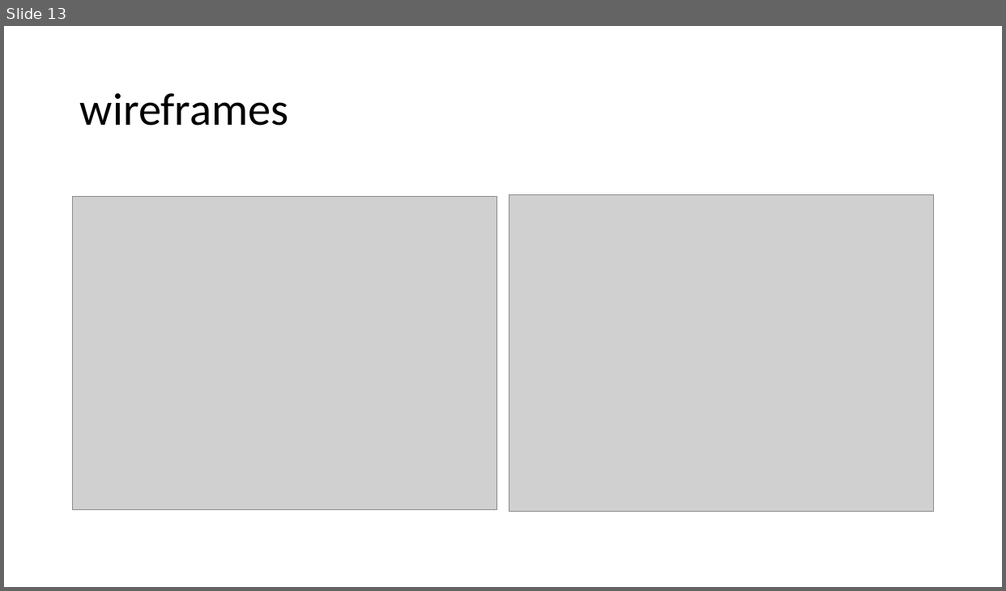
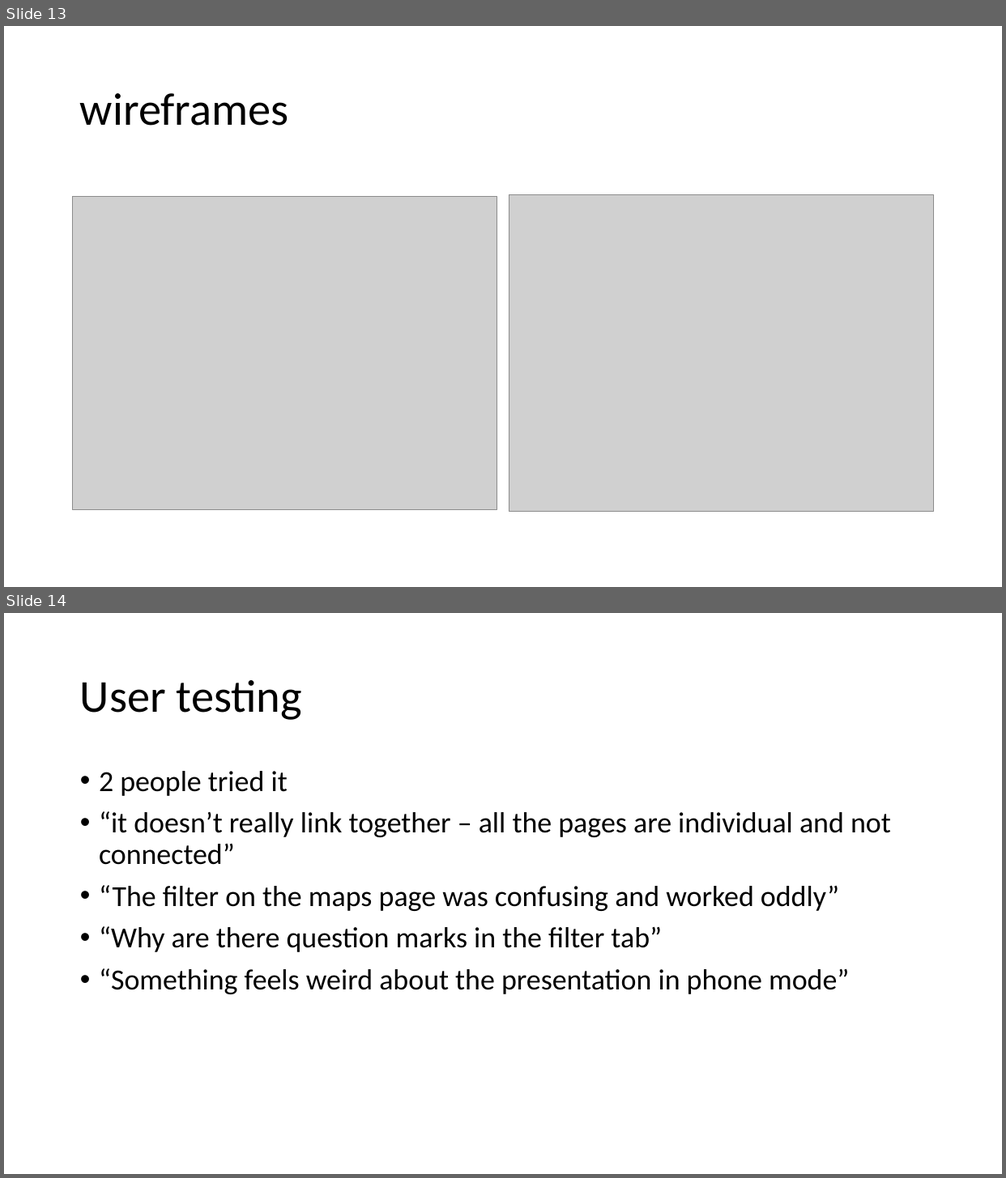
Before and after one commit to Omnikron13/synoptic-23, a slide deck: Files/Synoptic project 2023.pptx. Shown one above the other, each under a label of ours: slide 13 before the commit, slides 13 and 14 after it. The pictures are 1006x591 and 1006x1178 pixels, drawn with LibreOffice and Linux fonts; fonts in the diff are those of the drawing; grey boxes stand for pictures. Boxes give left, top, right and bottom in pixels: in the first picture for what was removed or moved away, otherwise in the second. Text is boxed around its words. In the diff, an @@ line names an element or a change of style, - is before the commit and + after.

Commit message:
UML of database design + user testing

```diff
--- a/Files/Synoptic project 2023.pptx
+++ b/Files/Synoptic project 2023.pptx
@@ slide 14 added at [4,613,1002,1174], background #FFFFFF @@
@@ title added at [80,680,302,720], 44 pt, text #000000 @@
+User testing
@@ text added at [99,771,891,995], 28 pt, text #000000 @@
+• 2 people tried it
+• “it doesn’t really link together – all the pages are individual and not connected”
+• “The filter on the maps page was confusing and worked oddly”
+• “Why are there question marks in the filter tab”
+• “Something feels weird about the presentation in phone mode”
```
Also in this commit, not shown: 1 other slide added, 1 slide removed.
